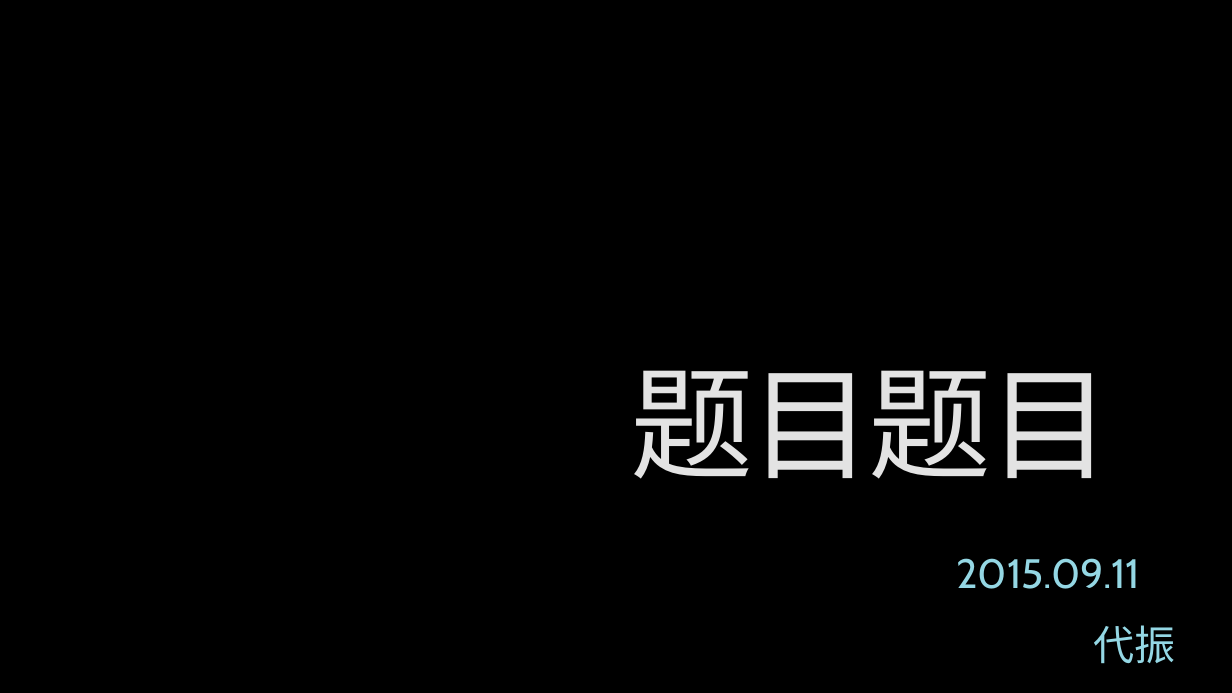
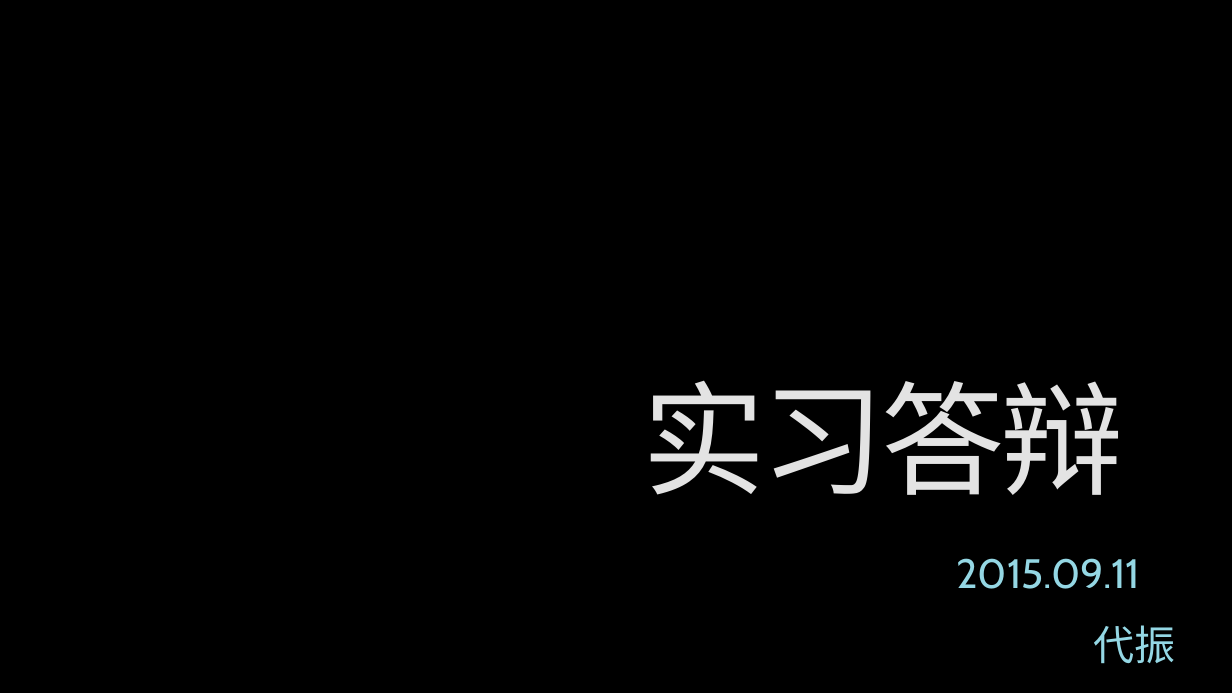
Before and after one commit to xiaotianxia/entern, a slide deck: slide 1 of sxdb.pptx. Drawn at 1232x693 pixels with LibreOffice and Linux fonts; fonts in the diff are those of the drawing; background and template pictures are left out. Boxes give left, top, right and bottom in pixels: in the first picture for what was removed or moved away, otherwise in the second. Text is boxed around its words. In the diff, an @@ line names an element or a change of style, - is before the commit and + after.

Commit message:
add

```diff
--- a/sxdb.pptx
+++ b/sxdb.pptx
@@ title at box(642, 380, 1123, 495): text changed @@
-题目题目
+实习答辩
```
Also in this commit, not shown: 2 other slides changed, 12 slides added.
